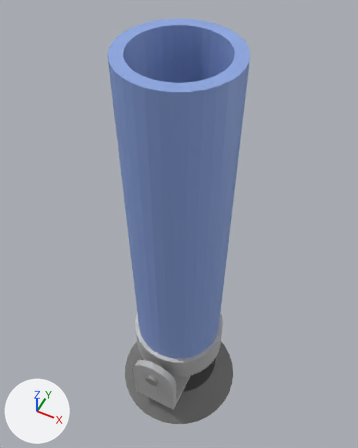
Renders of the glTF model tempCannon.gltf from each side of a commit.
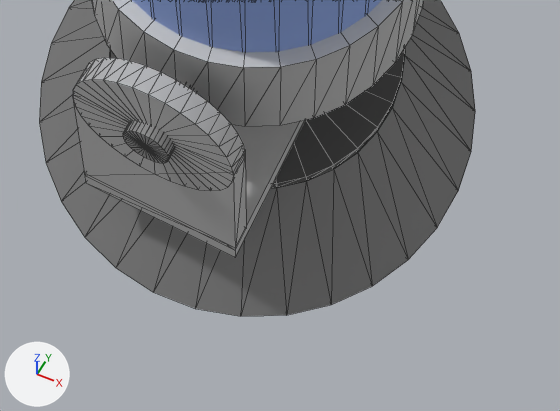
Each version appears first whole from a 50 mm camera at (3.69, -7.37, 14.59) aimed at (-0.4, 0.81, 4.36), and next in a close-up on the part from 32% to 71% of the width and 77% to 100% of the height. The axes (+X, +Y, +Z) are drawn at lower left. The lights are the same throughout. The older version's two pictures come first. The close-ups show mesh edges as thin lines. Where no turn or scale is listed for an object, it has been applied to the vertices.

Script lines for the objects in view, before the commit:
```python
me_mesh_3 = bpy.data.meshes.new('Mesh_3')
me_mesh_3.from_pydata(...)  # a box spanning x -0.7..0.7, y -1.8..1.8, z -0.1..0.1
me_mesh_3.materials.append(mat_material_3)  # light grey #bfbfbf
me_mesh_7 = bpy.data.meshes.new('Mesh_7')
me_mesh_7.from_pydata(...)  # 68 vertices, 128 faces; spans x -2.0..2.0, y -2.0..2.0, z -0.5..0.5
me_mesh_7.materials.append(mat_material_7)  # grey #787878
me_mesh_8 = bpy.data.meshes.new('Mesh_8')
me_mesh_8.from_pydata(...)  # 68 vertices, 128 faces; spans x -1.3..1.3, y -1.3..1.3, z -0.05..0.05
me_mesh_8.materials.append(mat_material_8)  # dark grey #4f4f4f
ob_basebushing = bpy.data.objects.new('baseBushing', me_mesh_8)
ob_basebushing.location = (0.0, 0.0, -1.662)
ob_basecone = bpy.data.objects.new('baseCone', me_mesh_7)
ob_basecone.location = (0.0, 0.0, -2.201)
ob_bracketbottom = bpy.data.objects.new('bracketBottom', me_mesh_3)
ob_bracketbottom.location = (0.0, 0.0, -1.5)
# also in view: 'receiver' at (0.0, 0.0, 0.2); 'axle' at (0.0, 0.0, 0.0); 'bracketSide1Top' at (0.0, -1.7, 0.0); 'barrel' at (0.0, 0.0, 5.0); 'bracketSide1bottom' at (0.0, -1.7, -0.7)
```
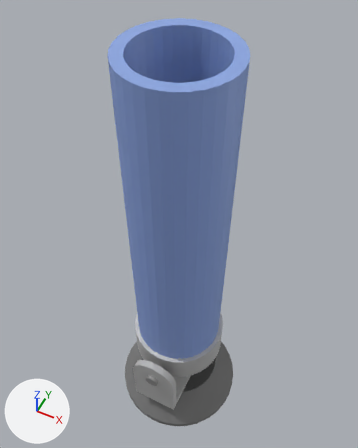
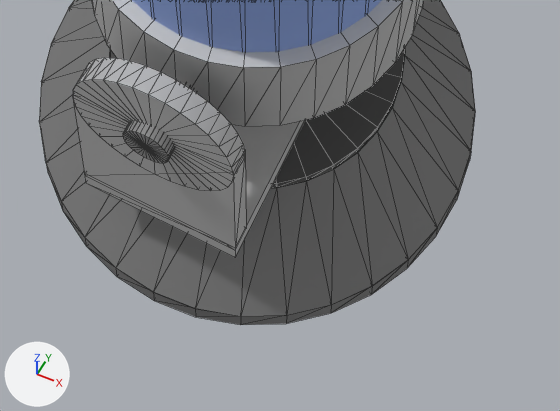
The edits, one by one:
Mesh me_mesh_9 is new.
It has 68 vertices, 128 faces and spans x -2.0..2.0, y -2.0..2.0, z -0.1..0.1.
It uses material mat_material_7 (grey #787878).
Object 'baseCone.001' (ob_basecone_001) is new; it shows me_mesh_9.
Its location is (0.0, 0.0, -2.799).

Boxes (x1, y1, x2, y2) around the edits, measured in the close-ups (560 x 411 px):
'baseCone.001', added
    after: (39, 1, 475, 325)
